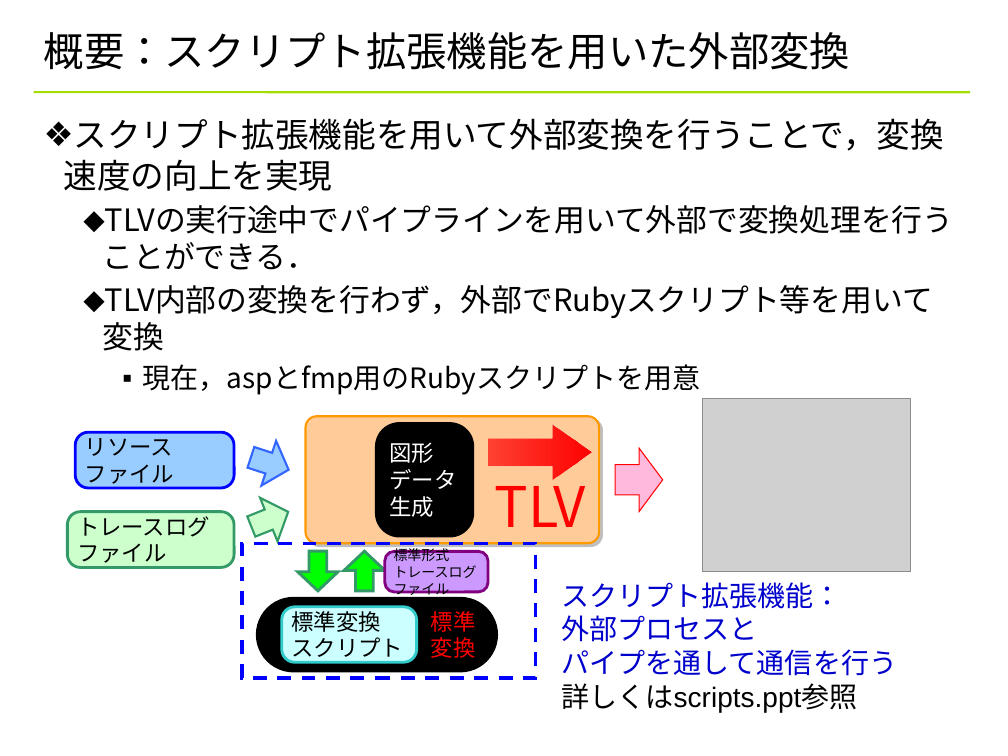
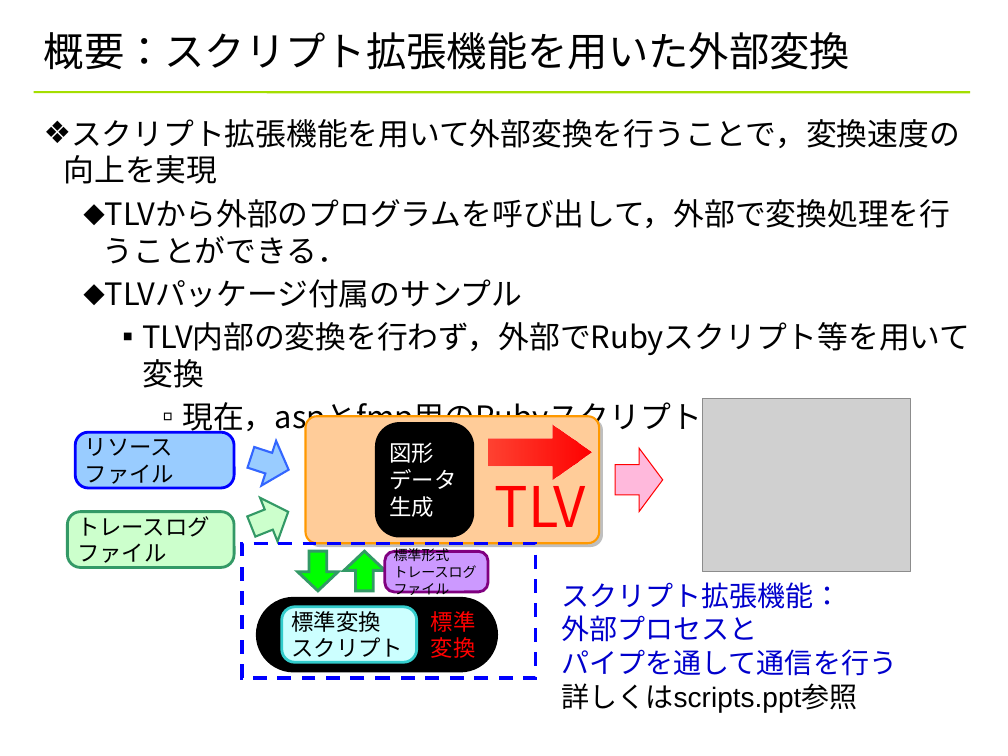
Before and after one commit to YixiaoLi/tlv4mc, a slide deck: slide 12 of doc/converter_manual.pptx. Drawn at 1008x756 pixels with LibreOffice and Linux fonts; fonts in the diff are those of the drawing; grey boxes stand for pictures; background and template pictures are left out. Boxes give left, top, right and bottom in pixels: in the first picture for what was removed or moved away, otherwise in the second. Text is boxed around its words. In the diff, an @@ line names an element or a change of style, - is before the commit and + after.

```diff
--- a/doc/converter_manual.pptx
+++ b/doc/converter_manual.pptx
@@ text at <box>64,119,971,437</box>: size 24 to 22 pt in "スクリプト拡張機能を用いて外部変換を行うことで，変換速度の向上を実現"; size 20 to 22 pt in "現在，aspとfmp用のRubyスクリプトを用意"; bullet ⬥ to ▪; list level 2 to 3 in "TLV内部の変換を行わず，外部でRubyスクリプト等を用いて変換"; bullet ▪ to ▫; list level 3 to 4 in "現在，aspとfmp用のRubyスクリプトを用意" @@
@@ text at <box>103,199,951,308</box>: text changed @@
-  ⬥ TLVの実行途中でパイプラインを用いて外部で変換処理を行うことができる．
+  ⬥ TLVから外部のプログラムを呼び出して，外部で変換処理を行うことができる．
+  ⬥ TLVパッケージ付属のサンプル
```
Also in this commit, not shown: 13 other slides changed.
